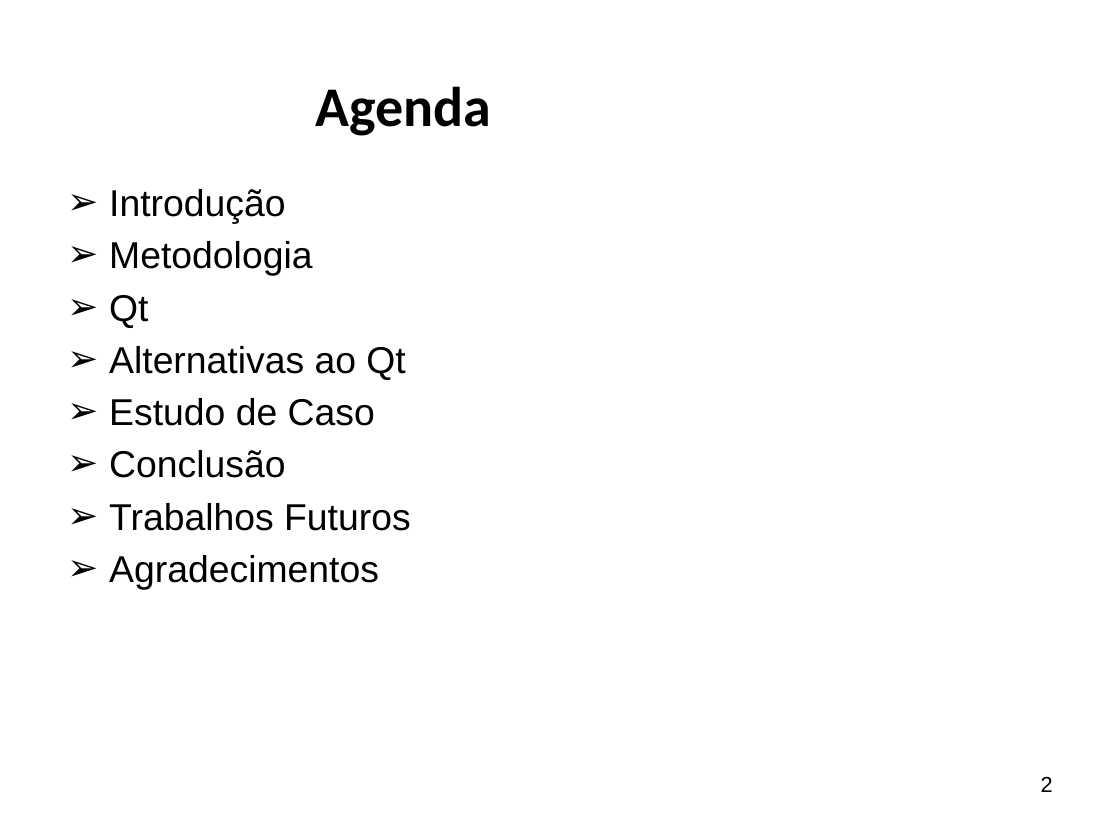
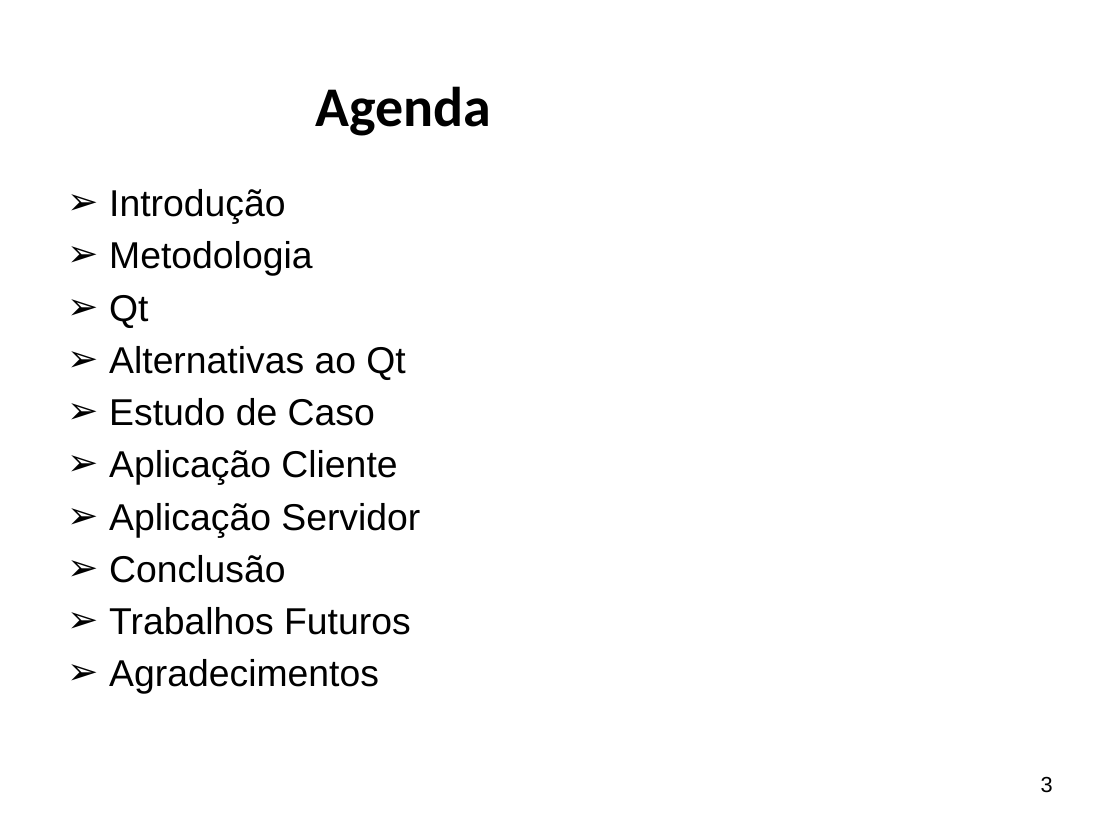
Before and after one commit to ricardopetrere/TCC_FTT, a slide deck: slide 3 of documentos/Apresentação Banca.pptx (slide 2 before the commit). Drawn at 1120x840 pixels with LibreOffice and Linux fonts; fonts in the diff are those of the drawing; background and template pictures are left out. Boxes give left, top, right and bottom in pixels: in the first picture for what was removed or moved away, otherwise in the second. Text is boxed around its words. In the diff, an @@ line names an element or a change of style, - is before the commit and + after.

```diff
--- a/documentos/Apresentação Banca.pptx
+++ b/documentos/Apresentação Banca.pptx
@@ text at (109, 450, 420, 537): paragraphs added @@
+➢ Aplicação Cliente
+➢ Aplicação Servidor
@@ page number at (1041, 776, 1053, 793): text changed @@
-2
+3
```
Also in this commit, not shown: 6 other slides changed, 10 slides added, 23 slides removed.
